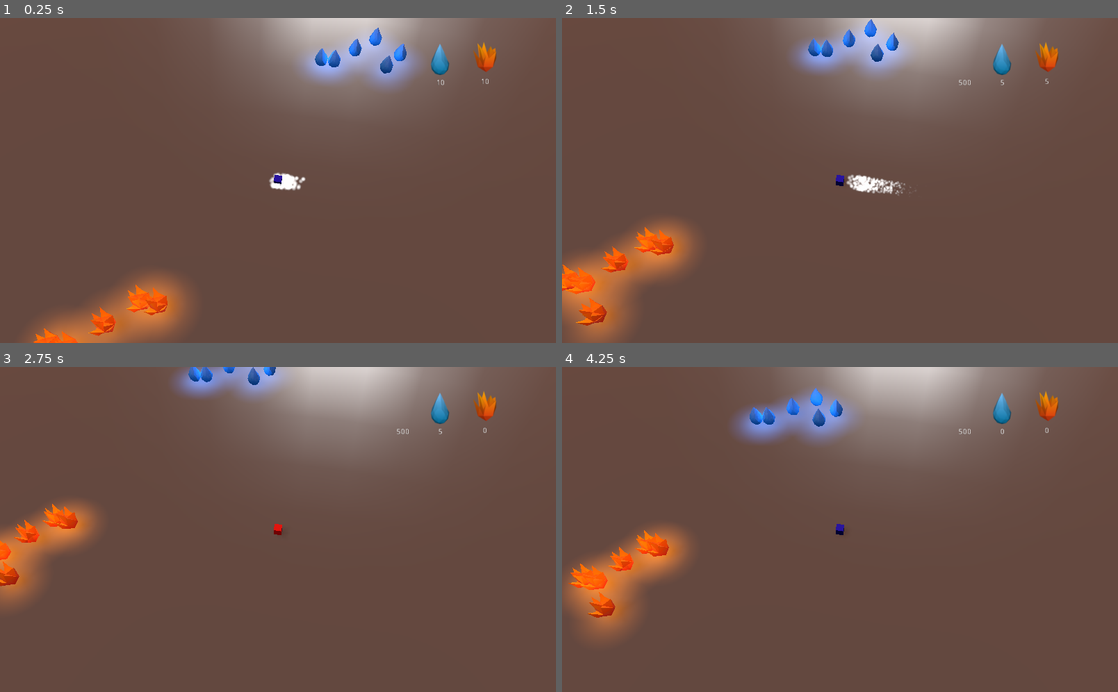
Above: before the commit, frames 1-4 (two rows, left to right).
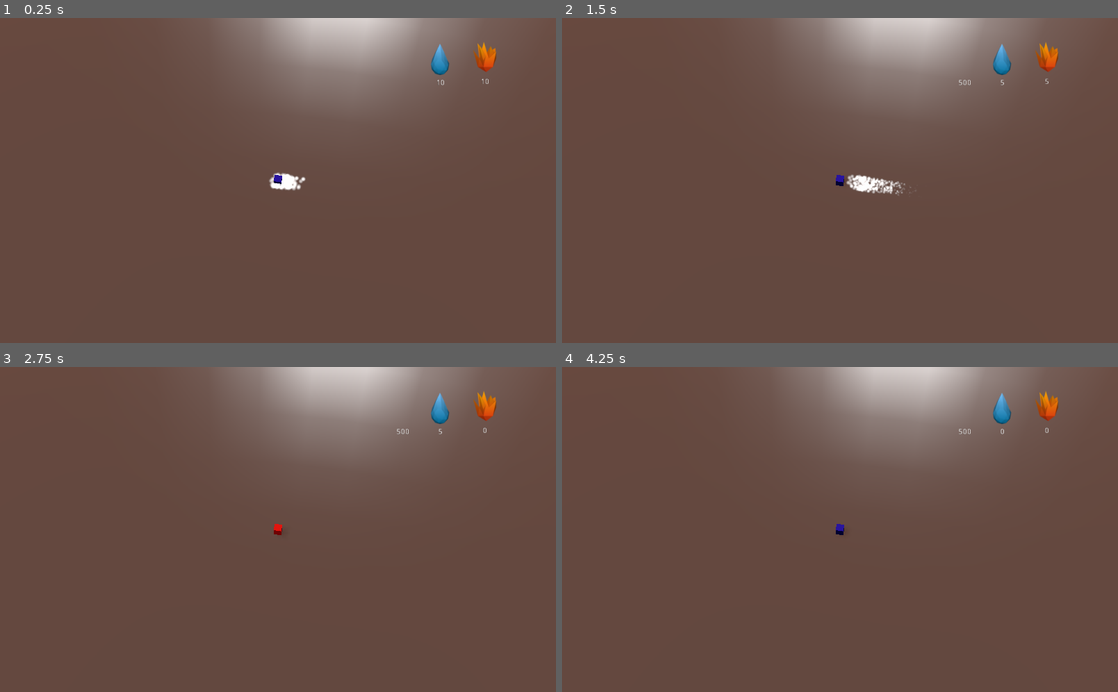
Above: after the commit, the same moments.

Repository: GameDrivenDesign/TurnSides
Game: Godot game, scene res://Game.tscn
The game is run twice, just before and just after one commit, with the same random seed, the same clock (stepped at 60 frames per second) and the same inputs.
Inputs:
- Up to frame 1 (0.25 s): no input
- Up to frame 2 (1.5 s): tap Enter (ui_accept) at 0.5, 0.77 s; hold Right (ui_right) 0.53-1.28 s; hold Down (ui_down) from 1.28 s (still down)
- Up to frame 3 (2.75 s): tap Enter (ui_accept) at 1.52 s; release Down (ui_down) at 2.03 s; hold Right (ui_right) from 2.03 s (still down)
- Up to frame 4 (4.25 s): release Right (ui_right) at 2.78 s; hold Up (ui_up) 2.78-3.53 s; tap Enter (ui_accept) at 3.02, 3.77 s; hold Left (ui_left) from 3.53 s (still down)

The runs differ from the first frame. In frame 1, 6.2% of the frame differs, in the area x 4-76%, y 2-100%; in frame 2, 7.3%, in the area x 0-63%, y 0-100%; in frame 3, 4.7%; in frame 4, 6.8%.

Commit message:
enemies move random

Diff:
--- a/Elemental.gd
+++ b/Elemental.gd
@@ -3,6 +3,10 @@
 signal im_dead(deadObject)
 
 const WEAPON_COOLDOWN_TIME = 300
+
+var minRand
+var maxRand
+var groupSeed
 
 var weapon_cooldown = 0
 var passiveTarget
@@ -21,13 +25,28 @@
 	aggressive
 }
 
+func init(mapTopLeftCorner, mapBottomRightCorner, assignedSeed):
+	minRand = Vector2(mapTopLeftCorner.x, mapTopLeftCorner.y)
+	maxRand = Vector2(mapBottomRightCorner.x, mapBottomRightCorner.y)
+	groupSeed = assignedSeed
+
 func _ready():
+	setRandomPassiveTarget()
 	state = elementalState.passive
 	proximitySphere = preload("res://ElementalProximitySphere.tscn").instance()
 	proximitySphere.connect("body_entered", self, "handleProximityAlert")
 	proximitySphere.connect("body_exited", self, "unregisterElemental")
 	add_child(proximitySphere)
 	set_process(true)
+
+func setRandomPassiveTarget():
+	var posX
+	var posZ
+	groupSeed = rand_seed(groupSeed)[1]
+	posX = (groupSeed % int(maxRand.x - minRand.x)) + minRand.x
+	groupSeed = rand_seed(groupSeed)[1]
+	posZ = (groupSeed % int(maxRand.y - minRand.y)) + minRand.y
+	passiveTarget = Vector3(posX, self.translation.y, posZ)
 
 func isHostileTowards(node):
 	pass
@@ -46,16 +65,16 @@
 		if(player):
 			direction = player.translation - translation
 		else:
-			direction = passiveTarget.translation - translation
+			direction = passiveTarget - translation
 	if(state == elementalState.aggressive):
 		direction = enemyList[0].translation - translation
 	if(direction.length() > attackRange/2):
 		translation = translation + direction.normalized() * speed * delta
+	else:
+		if(state == elementalState.passive):
+			setRandomPassiveTarget()
 
 func attackTarget(delta):
-	#var direction = enemyList[0].translation - translation
-	#if(direction.length() <= attackRange):
-	#	enemyList[0].takeDamage(strength * delta)
 	if weapon_cooldown <= 0:
 		print("HIT EM")
 		var projectile = preload("res://Projectile.tscn").instance()
@@ -72,9 +91,6 @@
 func die():
 	emit_signal("im_dead", self)
 	queue_free()
-
-func init(tar):
-	passiveTarget = tar
 
 func handleProximityAlert(intruder):
 	if(intruder.is_in_group("player")):
--- a/ElementalProximitySphere.tscn
+++ b/ElementalProximitySphere.tscn
@@ -4,7 +4,7 @@
 
 radius = 10.0
 
-[node name="ElementalProximitySphere" type="Area" index="0"]
+[node name="ElementalProximitySphere" type="Area"]
 
 input_ray_pickable = false
 input_capture_on_drag = false
--- a/Game.gd
+++ b/Game.gd
@@ -1,4 +1,7 @@
 extends Spatial
+
+const MAP_TOP_LEFT_CORNER = Vector2(-20,-20)
+const MAP_BOTTOM_RIGHT_CORNER = Vector2(20,20)
 
 # class member variables go here, for example:
 # var a = 2
@@ -7,36 +10,30 @@
 onready var hud = $Player/Camera/CanvasLayer/hud
 
 func _ready():
-	spawnFire(Vector3(0,0,0))
-	spawnFire(Vector3(5,0,-3))
-	spawnFire(Vector3(-3,0,3))
-	spawnFire(Vector3(0,0,6))
-	spawnFire(Vector3(-5,0,3))
-	spawnFire(Vector3(3,0,-3))
-	spawnWater(Vector3(0,0,0))
-	spawnWater(Vector3(3,0,-3))
-	spawnWater(Vector3(-5,0,3))
-	spawnWater(Vector3(7,0,0))
-	spawnWater(Vector3(-3,0,3))
-	spawnWater(Vector3(5,0,3))
 
 	$Player.connect("souls_changed", hud, "update_for_player", [$Player])
 	$Player.connect("hp_changed", hud, "update_for_player", [$Player])
 	$Player/Camera.look_at_from_position(Vector3(5, 50, 30), $Player.translation, Vector3(0, 1, 0))
 
-func spawnFire(offset):
+func spawnFire(offset, groupSeed):
 	var fire = preload("res://FireElemental.tscn").instance()
+	fire.init(MAP_TOP_LEFT_CORNER, MAP_BOTTOM_RIGHT_CORNER, groupSeed)
 	fire.translation = $FireSpawn.translation + offset
-	fire.passiveTarget = $FireTarget
+	#fire.passiveTarget = $FireTarget
 	add_child(fire)
 
-func spawnWater(offset):
+func spawnWater(offset, groupSeed):
 	var water = preload("res://WaterElemental.tscn").instance()
+	water.init(MAP_TOP_LEFT_CORNER, MAP_BOTTOM_RIGHT_CORNER, groupSeed)
 	water.translation = $WaterSpawn.translation + offset
-	water.passiveTarget = $WaterTarget
+	#water.passiveTarget = $WaterTarget
 	add_child(water)
 
-#func _process(delta):
-#	# Called every frame. Delta is time since last frame.
-#	# Update game logic here.
-#	pass
+func _on_SpawnTimer_timeout():
+	print("action!")
+	randomize()
+	var fireSeed = randi()
+	var waterSeed = randi()
+	for i in range(3):
+		spawnFire(Vector3(rand_range(-5,5),0,rand_range(-5,5)), fireSeed)
+		spawnWater(Vector3(rand_range(-5,5),0,rand_range(-5,5)), waterSeed)
--- a/Game.tscn
+++ b/Game.tscn
@@ -5,7 +5,7 @@
 [ext_resource path="res://hud.tscn" type="PackedScene" id=3]
 [ext_resource path="res://Ground.tscn" type="PackedScene" id=4]
 
-[node name="Game" type="Spatial"]
+[node name="Game" type="Spatial" index="0"]
 
 script = ExtResource( 1 )
 
@@ -77,6 +77,7 @@
 [node name="FireSpawn" type="Position3D" parent="." index="3"]
 
 transform = Transform( 1, 0, 0, 0, 1, 0, 0, 0, 1, -15.0229, 0, 21.9985 )
+_sections_unfolded = [ "Transform" ]
 
 [node name="WaterSpawn" type="Position3D" parent="." index="4"]
 
@@ -90,3 +91,12 @@
 
 transform = Transform( 1, 0, 0, 0, 1, 0, 0, 0, 1, -27.3139, 0, -7.84326 )
 _sections_unfolded = [ "Transform" ]
+
+[node name="SpawnTimer" type="Timer" parent="." index="7"]
+
+process_mode = 1
+wait_time = 10.0
+one_shot = false
+autostart = true
+
+[connection signal="timeout" from="SpawnTimer" to="." method="_on_SpawnTimer_timeout"]
